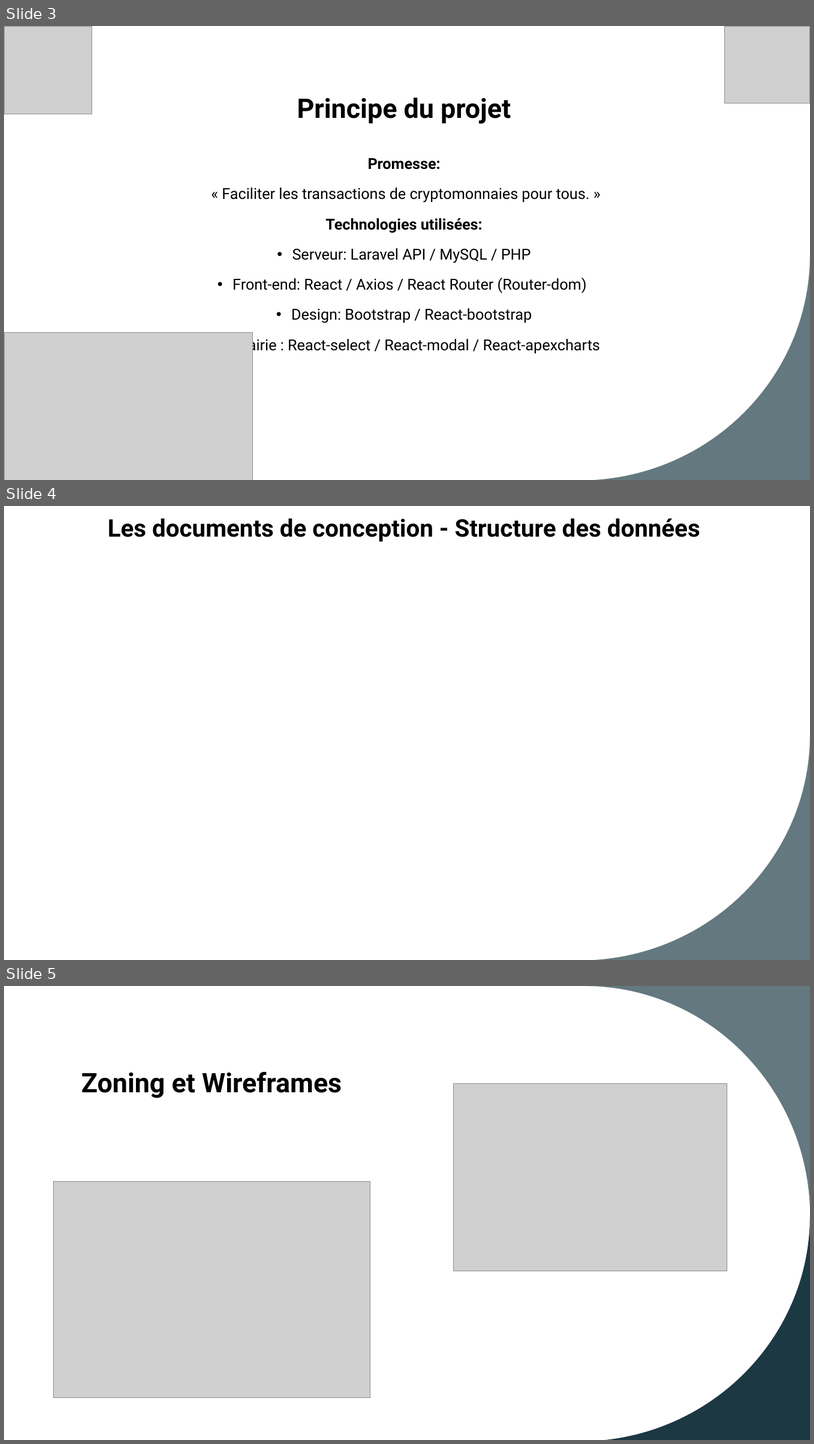
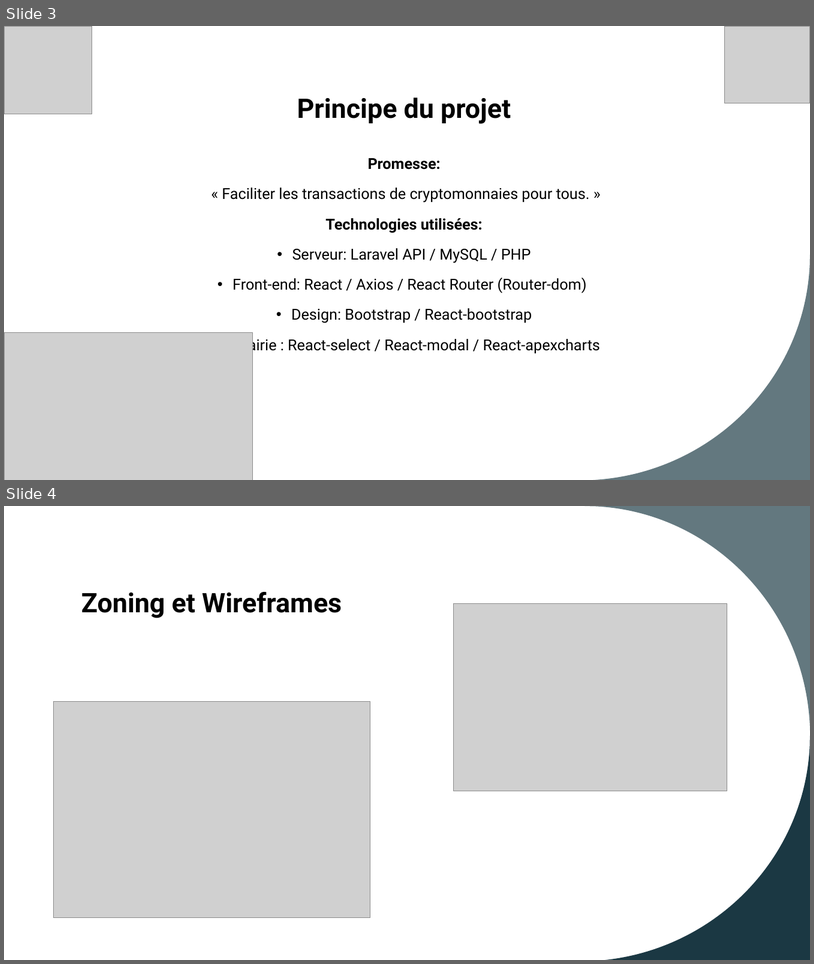
Before and after one commit to FlorentGATTI/projet-finale_bitchest, a slide deck: Bitchest_slides.pptx. Shown one above the other, each under a label of ours: slides 3, 4 and 5 before the commit, slides 3 and 4 after it. The pictures are 814x1444 and 814x964 pixels, drawn with LibreOffice and Linux fonts; fonts in the diff are those of the drawing; grey boxes stand for pictures. Boxes give left, top, right and bottom in pixels: in the first picture for what was removed or moved away, otherwise in the second. Text is boxed around its words. In the diff, an @@ line names an element or a change of style, - is before the commit and + after.

```diff
--- a/Bitchest_slides.pptx
+++ b/Bitchest_slides.pptx
@@ slide 4 removed at box(4, 506, 810, 960), background #FFFFFF; not listed: 1 template element that a slide beside it also shows @@
@@ title removed at box(108, 518, 701, 542) @@
-Les documents de conception - Structure des données
@@ what was slide 5 is now slide 4 @@
```
Also in this commit, not shown: 3 slides changed, 1 slide added, 1 other slide removed, 1 other file.
